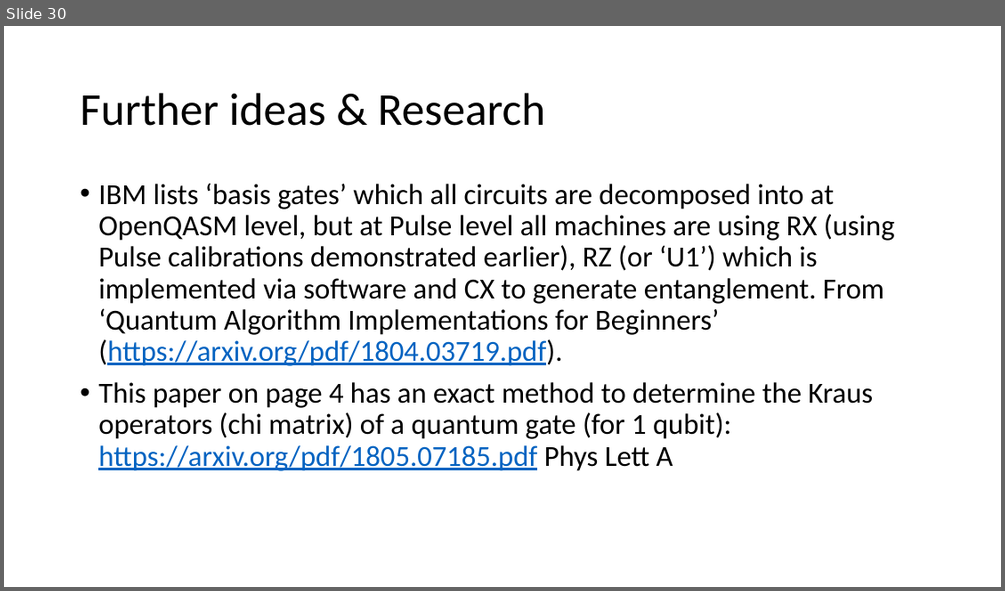
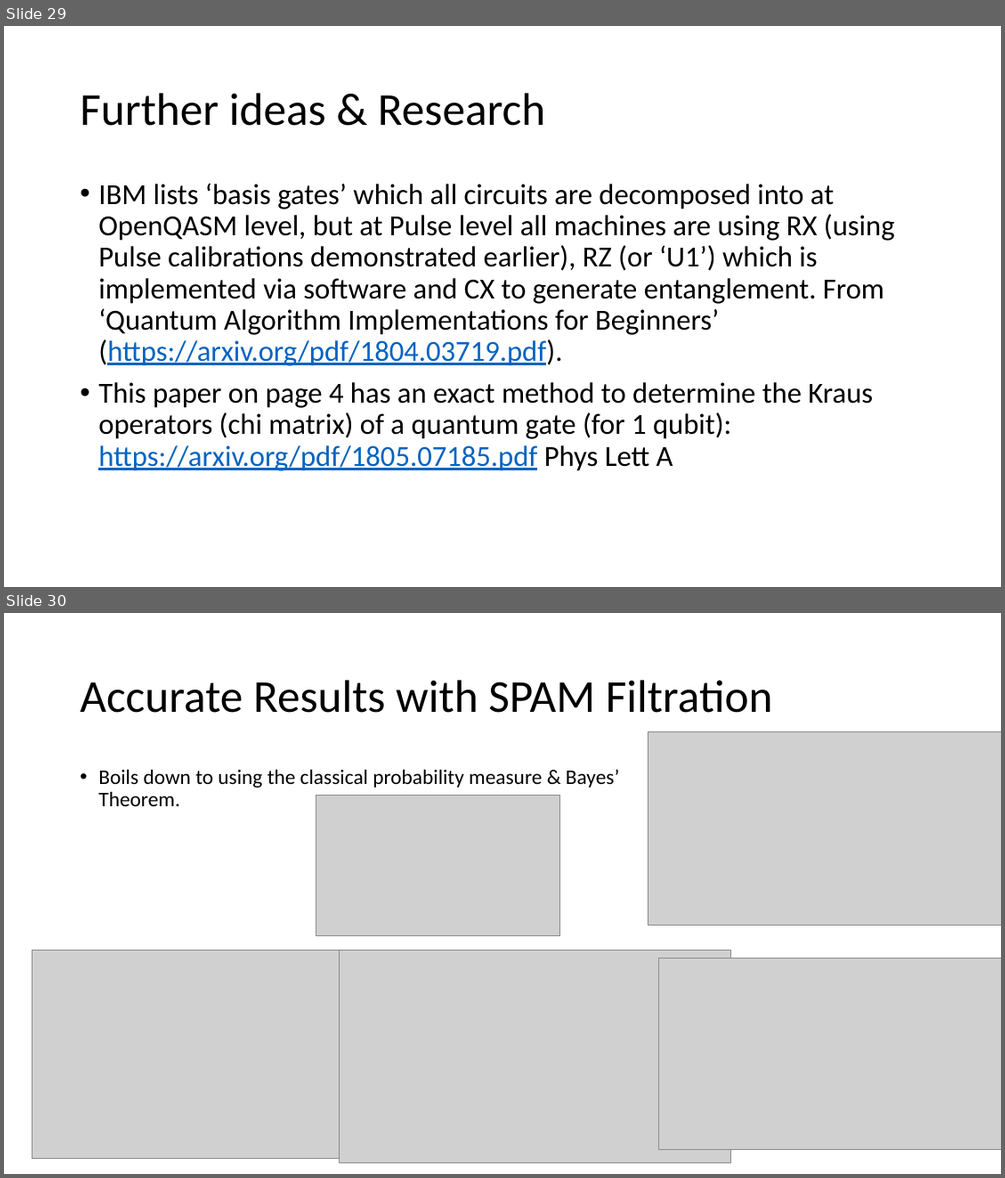
Before and after one commit to a-kapila/quantum-error, a slide deck: Annanay Project Summary.pptx. Shown one above the other, each under a label of ours: slide 30 before the commit, slides 29 and 30 after it. The pictures are 1005x591 and 1005x1178 pixels, drawn with LibreOffice and Linux fonts; fonts in the diff are those of the drawing; grey boxes stand for pictures. Boxes give left, top, right and bottom in pixels: in the first picture for what was removed or moved away, otherwise in the second. Text is boxed around its words. In the diff, an @@ line names an element or a change of style, - is before the commit and + after.

```diff
--- a/Annanay Project Summary.pptx
+++ b/Annanay Project Summary.pptx
@@ slide 30 added at box(4, 613, 1001, 1174), background #FFFFFF @@
@@ title added at box(80, 680, 773, 713), 44 pt, text #000000 @@
+Accurate Results with SPAM Filtration
@@ picture added at box(647, 732, 1001, 925) @@
@@ text added at box(98, 769, 619, 806), 20 pt, text #000000 @@
+• Boils down to using the classical probability measure & Bayes’ Theorem.
@@ picture added at box(316, 795, 559, 936) @@
@@ picture added at box(32, 950, 406, 1159) @@
@@ picture added at box(339, 950, 732, 1163) @@
@@ picture added at box(659, 958, 1001, 1150) @@
@@ what was slide 30 is now slide 29 @@
```
Also in this commit, not shown: 1 slide changed, 2 other slides added, 12 other files.
